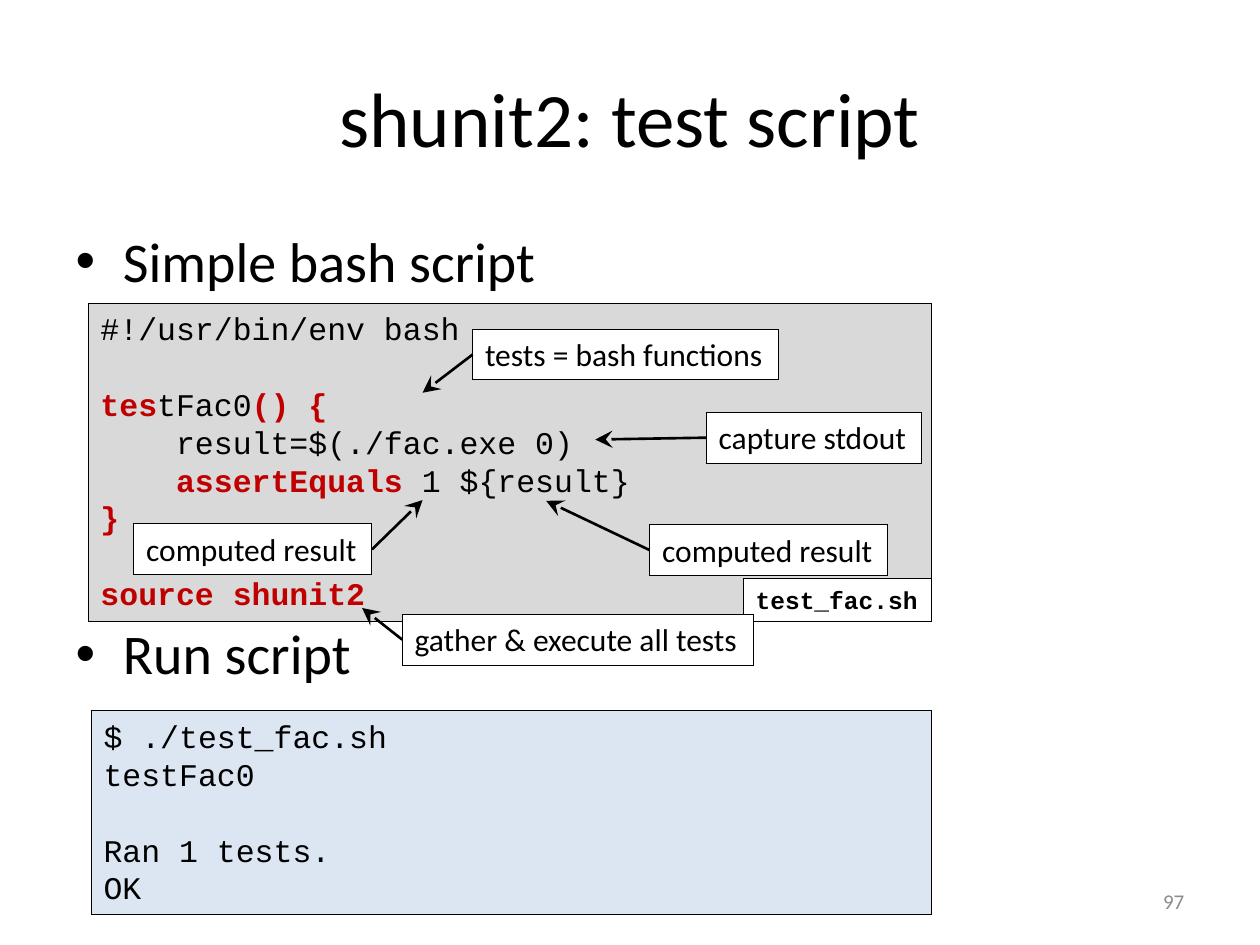
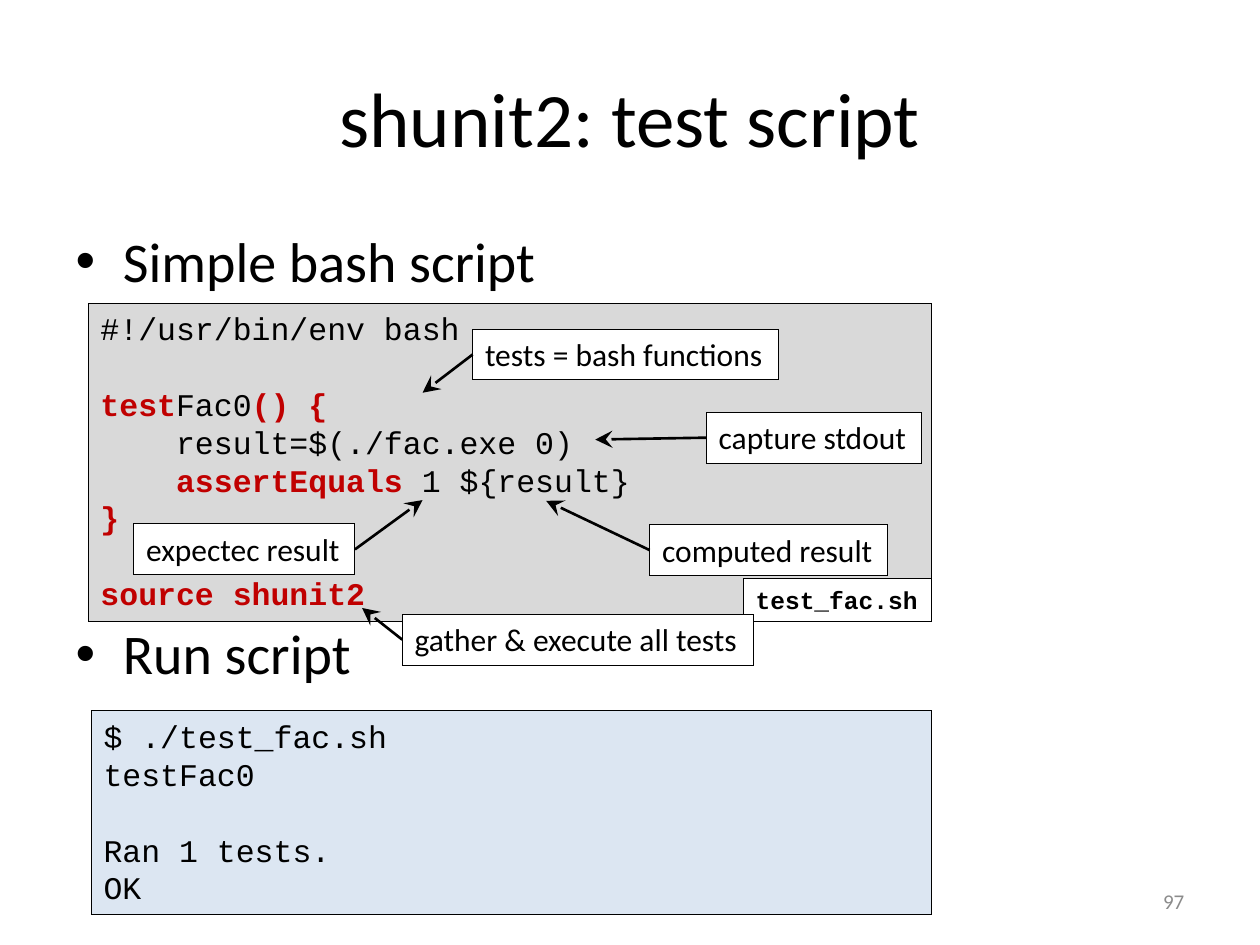
Before and after one commit to gjbex/training-material, a slide deck: slide 97 of Debugging/debugging.pptx. Drawn at 1260x945 pixels with LibreOffice and Linux fonts; fonts in the diff are those of the drawing. Boxes give left, top, right and bottom in pixels: in the first picture for what was removed or moved away, otherwise in the second. Text is boxed around its words. In the diff, an @@ line names an element or a change of style, - is before the commit and + after.

Commit message:
Fix typos

```diff
--- a/Debugging/debugging.pptx
+++ b/Debugging/debugging.pptx
@@ text in rectangle at box(100, 393, 289, 423): text colour #000000 to #C00000, bold on in "testFac0()" @@
@@ arrow moved from (372, 549) - (422, 500) to (355, 549) - (422, 500) @@
@@ rectangle "expectec result": place and size @@
-rectangle "expectec result" at box(134, 524, 372, 575)
+rectangle "expectec result" at box(134, 524, 355, 575)
@@ text in rectangle at box(146, 539, 340, 566): text changed @@
-computed result
+expectec result
```
